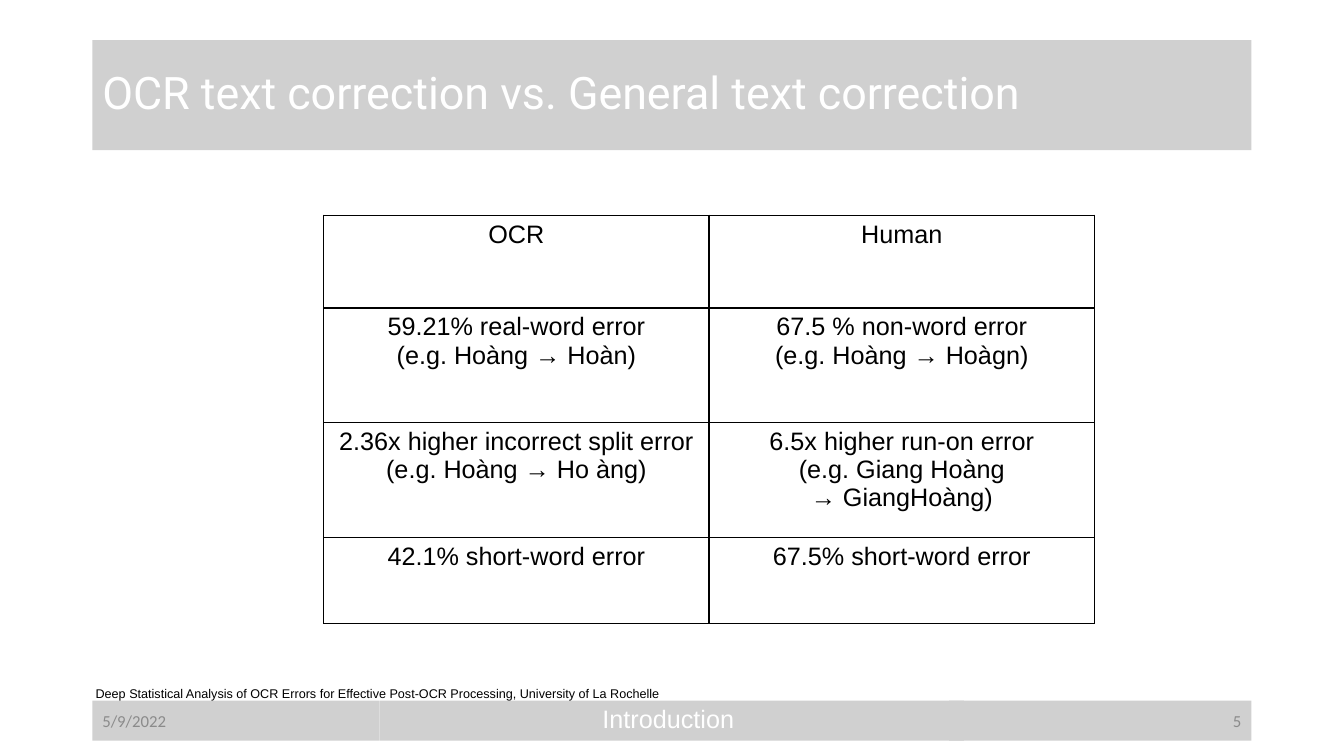
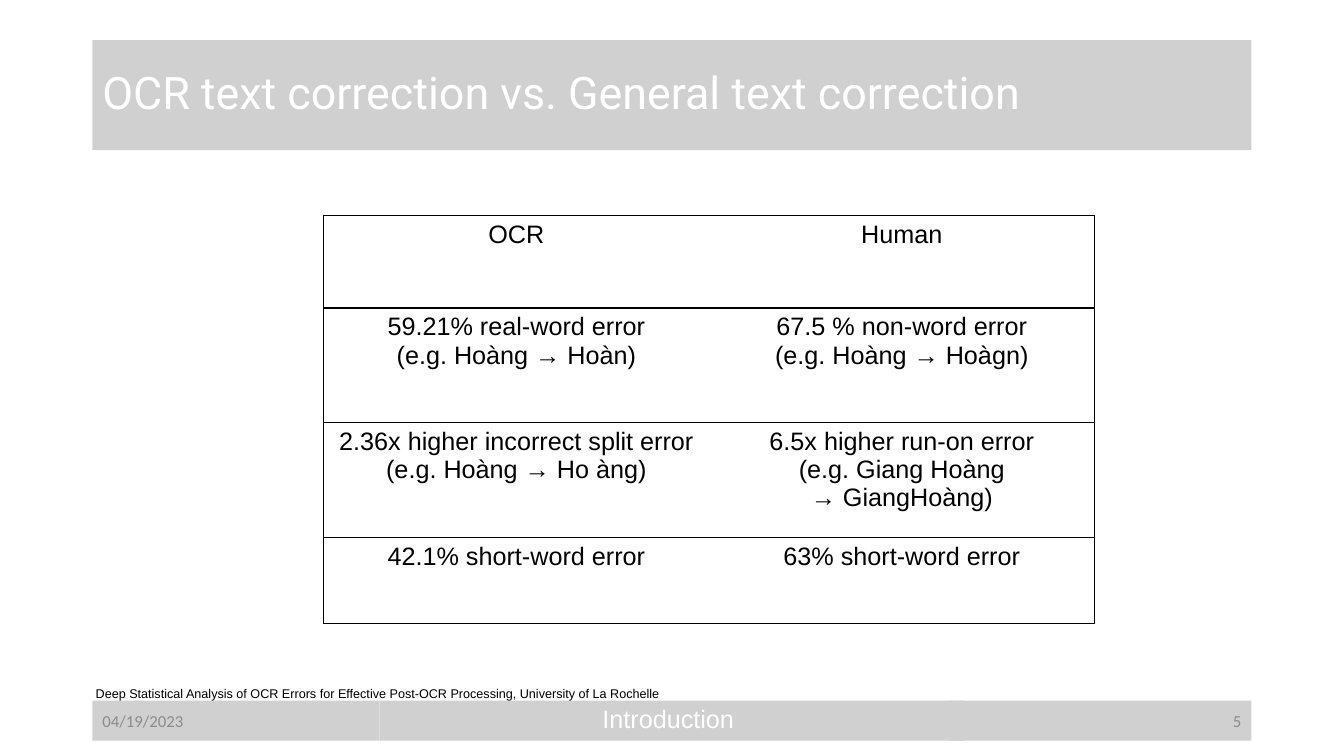
Before and after one commit to mrlasdt/vietnamese-ocr-error-corrector, a slide deck: slide 5 of assets/EDA_VietnameseOcrError_report.pptx. Drawn at 1344x756 pixels with LibreOffice and Linux fonts; fonts in the diff are those of the drawing; grey boxes stand for pictures. Boxes give left, top, right and bottom in pixels: in the first picture for what was removed or moved away, otherwise in the second. Text is boxed around its words. In the diff, an @@ line names an element or a change of style, - is before the commit and + after.

```diff
--- a/assets/EDA_VietnameseOcrError_report.pptx
+++ b/assets/EDA_VietnameseOcrError_report.pptx
@@ table at (324,215,1094,623) @@
-row 4, column 2: 67.5% short-word error
+row 4, column 2: 63% short-word error
@@ text in picture at (102,716,183,728): text changed @@
-5/9/2022
+04/19/2023
```
Also in this commit, not shown: 14 other slides changed, 1 other file.
